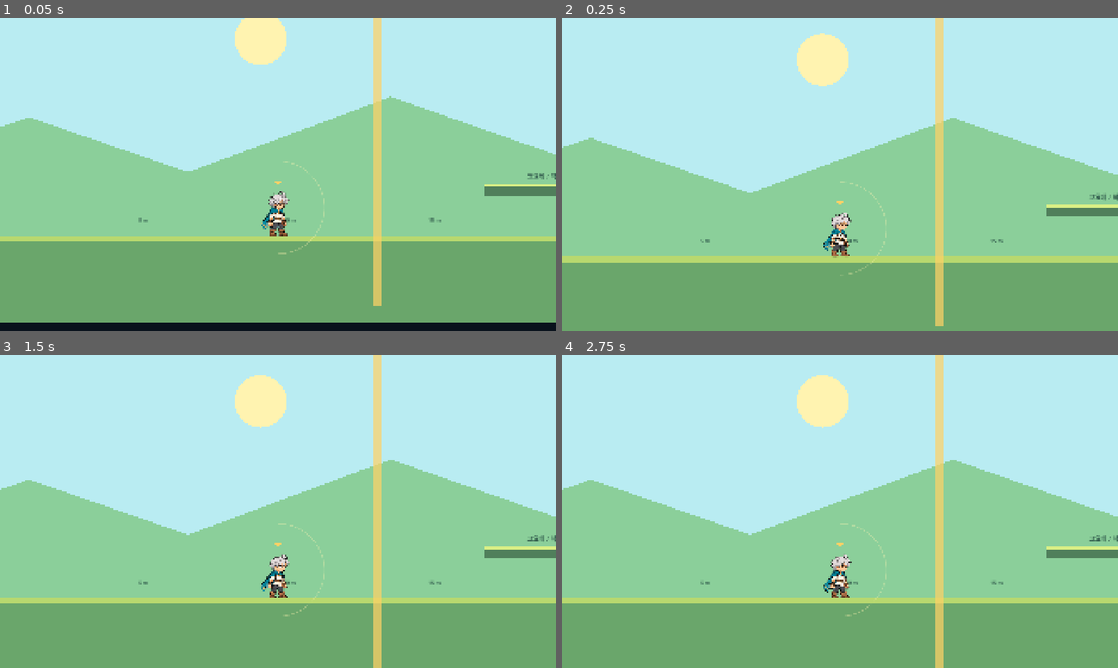
Above: before the commit, frames 1-4 (two rows, left to right).
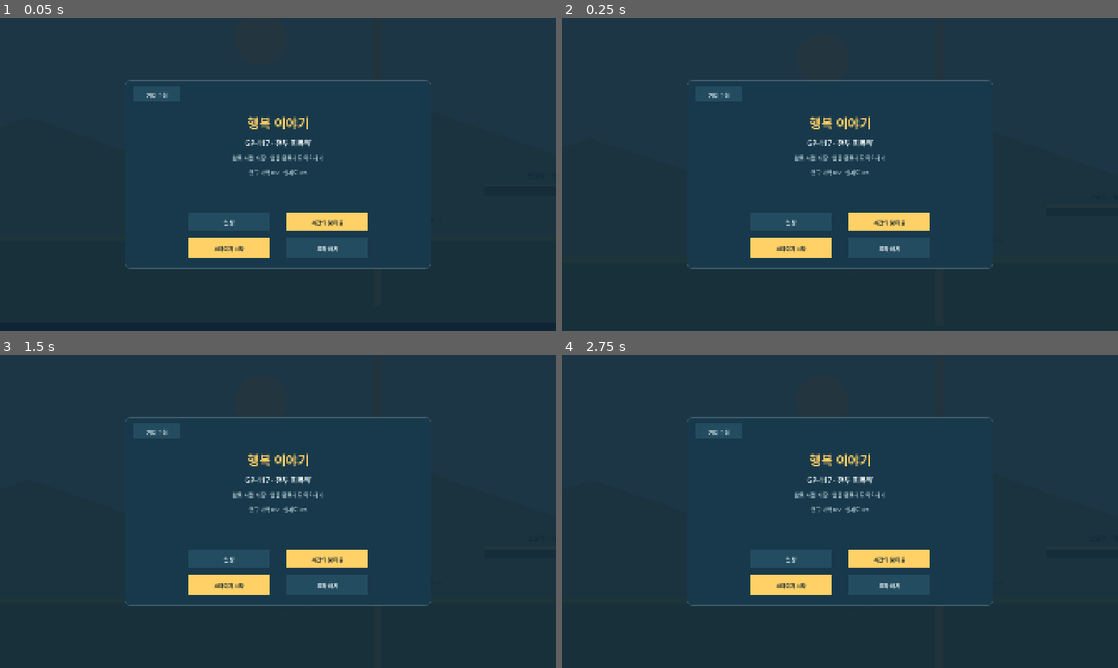
Above: after the commit, the same moments.

Repository: powerfulHimchan/happiness
Game: Godot game, scene res://scenes/movement/ground_movement_sandbox.tscn
Same seed, same stepped clock (60 frames per second), same inputs: the game is played once before the commit and once after it.
Inputs (mouse positions are in pixels of both pictures, inside the frame that each line leads up to):
- Up to frame 1 (0.05 s): no input
- Up to frame 2 (0.25 s): no input
- Up to frame 3 (1.5 s): tap Enter at 0.5 s; move the mouse to (400, 495) at 0.52 s; click (400, 495) at 0.67 s; drag from (166, 527) to (478, 570) at 1.27 s
- Up to frame 4 (2.75 s): tap Space at 2 s; move the mouse to (895, 442) at 2.02 s; click (895, 442) at 2.17 s

The runs differ from the first frame. In frame 1, 97% of the frame differs, in the area x 0-100%, y 0-98%; in frame 2, 100%, in the area x 0-100%, y 0-100%; in frame 3, 100%; in frame 4, 100%.
Error before the commit: Parse Error: Unexpected identifier "Warning" in class body. (res://scripts/movement/ground_movement_controls.gd:1)

Commit message:
fix: restore mobile HUD input script

Diff:
--- a/game/scripts/movement/ground_movement_controls.gd
+++ b/game/scripts/movement/ground_movement_controls.gd
@@ -1,6 +1,3 @@
-Warning: truncated output (original token count: 43564)
-Total output lines: 3590
-
 extends Control
 
 ## GP-103 직업 필살기·성장 선택, 모바일 전투 HUD와 Android 검증 표시.
@@ -1804,7 +1801,348 @@
 		return
 	var hit_control := _layout_control_at(touch.position)
 	if hit_control != &"":
-		selected_layout_control = hit_contr…3564 tokens truncated…lor("69d06f") if health > max_health * 0.3 else Color("ef6f6c"),
+		selected_layout_control = hit_control
+		editor_drag_pointer_id = touch.index
+		_move_layout_control(hit_control, touch.position)
+
+
+func _handle_layout_test_touch(touch: InputEventScreenTouch) -> void:
+	if touch.pressed and layout_test_exit_rect.has_point(touch.position):
+		finish_layout_test()
+		return
+	if touch.pressed:
+		_handle_touch_pressed(touch.index, touch.position)
+	else:
+		_handle_touch_released(touch.index)
+
+
+func _handle_editor_drag(pointer_id: int, position: Vector2) -> void:
+	if pointer_id == editor_drag_pointer_id and selected_layout_control != &"":
+		_move_layout_control(selected_layout_control, position)
+
+
+func _move_layout_control(control_id: StringName, position: Vector2) -> void:
+	var safe := _safe_area_in_viewport()
+	var half_size := _control_touch_rect(control_id).size * 0.5
+	var clamped := Vector2(
+		clampf(position.x, safe.position.x + half_size.x, safe.end.x - half_size.x),
+		clampf(position.y, safe.position.y + half_size.y, safe.end.y - half_size.y)
+	)
+	control_centers[control_id] = Vector2(
+		(clamped.x - safe.position.x) / maxf(safe.size.x, 1.0),
+		(clamped.y - safe.position.y) / maxf(safe.size.y, 1.0)
+	)
+	_mark_layout_custom()
+	_refresh_layout()
+	_validate_control_layout()
+
+
+func release_all_inputs() -> void:
+	pointer_controls.clear()
+	pointer_positions.clear()
+	control_pointers.clear()
+	command_buffer.clear()
+	move_pointer_id = -1
+	move_vector = Vector2.ZERO
+	move_origin = move_zone.get_center()
+	move_vector_changed.emit(Vector2.ZERO)
+	jump_released.emit()
+	queue_redraw()
+
+
+func _handle_touch_pressed(pointer_id: int, position: Vector2) -> void:
+	pointer_positions[pointer_id] = position
+	if screen_mode == ScreenMode.COMBAT and _handle_header_action(position):
+		if screen_mode == ScreenMode.COMBAT:
+			pointer_controls[pointer_id] = &"header"
+		return
+
+	if move_zone.has_point(position) and move_pointer_id < 0:
+		move_pointer_id = pointer_id
+		move_origin = _clamp_move_origin(position)
+		move_vector = Vector2.ZERO
+		pointer_controls[pointer_id] = MOVE_CONTROL
+		control_pointers[MOVE_CONTROL] = pointer_id
+		_record_layout_test_input(MOVE_CONTROL)
+		_update_peak_controls()
+		move_vector_changed.emit(move_vector)
+		return
+
+	var action_id := _action_at(position)
+	if action_id != &"" and not control_pointers.has(action_id):
+		pointer_controls[pointer_id] = action_id
+		control_pointers[action_id] = pointer_id
+		_record_layout_test_input(action_id)
+		_submit_action(action_id, PlayerCommand.Phase.PRESSED, pointer_id)
+		_update_peak_controls()
+		return
+
+	pointer_controls[pointer_id] = &"unassigned"
+
+
+func _handle_touch_dragged(pointer_id: int, position: Vector2) -> void:
+	pointer_positions[pointer_id] = position
+	if pointer_id == move_pointer_id:
+		var displacement := position - move_origin
+		move_vector = displacement.limit_length(move_radius) / move_radius
+		move_vector_changed.emit(move_vector)
+
+
+func _handle_touch_released(pointer_id: int) -> void:
+	var control_id: StringName = pointer_controls.get(pointer_id, &"")
+	if control_id == MOVE_CONTROL:
+		move_pointer_id = -1
+		move_vector = Vector2.ZERO
+		control_pointers.erase(MOVE_CONTROL)
+		move_vector_changed.emit(Vector2.ZERO)
+	elif control_id in ACTION_ORDER:
+		if control_id == &"jump":
+			_submit_action(control_id, PlayerCommand.Phase.RELEASED, pointer_id)
+		control_pointers.erase(control_id)
+
+	pointer_controls.erase(pointer_id)
+	pointer_positions.erase(pointer_id)
+
+
+func _submit_action(action_id: StringName, phase: int, pointer_id: int) -> void:
+	command_buffer.submit(
+		int(ACTION_TYPES[action_id]),
+		phase,
+		pointer_id,
+		Time.get_ticks_msec()
+	)
+
+
+func _dispatch_action_command(command: PlayerCommand) -> void:
+	if screen_mode == ScreenMode.RUN_BUILD or run_build_resume_pending: return
+	match command.command_type:
+		PlayerCommand.Type.JUMP:
+			if command.phase == PlayerCommand.Phase.PRESSED:
+				jump_pressed.emit()
+			elif command.phase == PlayerCommand.Phase.RELEASED:
+				jump_released.emit()
+		PlayerCommand.Type.EVADE:
+			if command.phase == PlayerCommand.Phase.PRESSED:
+				evade_pressed.emit()
+		PlayerCommand.Type.SKILL_1:
+			if command.phase == PlayerCommand.Phase.PRESSED:
+				skill_1_pressed.emit()
+		PlayerCommand.Type.SKILL_2:
+			if command.phase == PlayerCommand.Phase.PRESSED:
+				skill_2_pressed.emit()
+		PlayerCommand.Type.ULTIMATE:
+			if command.phase == PlayerCommand.Phase.PRESSED:
+				ultimate_pressed.emit()
+		PlayerCommand.Type.WEAPON_SWAP:
+			if command.phase == PlayerCommand.Phase.PRESSED:
+				weapon_swap_pressed.emit()
+		PlayerCommand.Type.RECOVERY_POTION:
+			if command.phase == PlayerCommand.Phase.PRESSED and screen_mode == ScreenMode.COMBAT:
+				recovery_potion_pressed.emit()
+
+
+func _handle_header_action(position: Vector2) -> bool:
+	if combat_build_rect.has_point(position):
+		open_run_build()
+		return true
+	if combat_layout_rect.has_point(position):
+		open_layout_editor()
+		return true
+	if fps_60_rect.has_point(position):
+		Engine.max_fps = 60
+		_append_action_log("60 FPS로 변경")
+		return true
+	if fps_30_rect.has_point(position):
+		Engine.max_fps = 30
+		_append_action_log("30 FPS로 변경")
+		return true
+	if reset_rect.has_point(position):
+		reset_requested.emit()
+		action_log.clear()
+		_append_action_log("위치와 테스트 결과 초기화")
+		return true
+	return false
+
+
+func _action_at(position: Vector2) -> StringName:
+	for action_id in ACTION_ORDER:
+		var rect: Rect2 = action_rects[action_id]
+		if rect.has_point(position):
+			return action_id
+	return &""
+
+
+func _update_peak_controls() -> void:
+	peak_simultaneous_controls = maxi(peak_simultaneous_controls, control_pointers.size())
+	if screen_mode == ScreenMode.LAYOUT_TEST:
+		layout_test_peak_controls = maxi(layout_test_peak_controls, control_pointers.size())
+
+
+func _record_layout_test_input(control_id: StringName) -> void:
+	if screen_mode != ScreenMode.LAYOUT_TEST:
+		return
+	layout_test_input_counts[control_id] = int(layout_test_input_counts.get(control_id, 0)) + 1
+
+
+func _refresh_layout() -> void:
+	var safe := _safe_area_in_viewport()
+	var button_width := clampf(safe.size.x * 0.06, 72.0, 106.0)
+	var button_height := clampf(safe.size.y * 0.045, 34.0, 42.0)
+	var gap := 8.0
+	var right := safe.end.x - 18.0
+	var top := safe.position.y + 112.0
+	reset_rect = Rect2(right - button_width, top, button_width, button_height)
+	fps_30_rect = Rect2(reset_rect.position.x - gap - button_width, top, button_width, button_height)
+	fps_60_rect = Rect2(fps_30_rect.position.x - gap - button_width, top, button_width, button_height)
+	combat_layout_rect = Rect2(fps_60_rect.position.x - gap - button_width, top, button_width, button_height)
+
+	var move_scale := float(control_scales.get(MOVE_CONTROL, 1.0))
+	var move_size := Vector2(
+		clampf(safe.size.x * 0.30, 420.0, 570.0),
+		clampf(safe.size.y * 0.34, 260.0, 340.0)
+	) * move_scale
+	var move_center := safe.position + Vector2(control_centers.get(MOVE_CONTROL, DEFAULT_CONTROL_CENTERS[MOVE_CONTROL])) * safe.size
+	move_center = _clamp_control_center(move_center, move_size * 0.5, safe)
+	control_centers[MOVE_CONTROL] = (move_center - safe.position) / safe.size
+	move_zone = Rect2(move_center - move_size * 0.5, move_size)
+	move_radius = clampf(minf(move_zone.size.x, move_zone.size.y) * 0.31, 82.0, 110.0)
+	if move_pointer_id < 0:
+		move_origin = move_zone.get_center()
+
+	var radii := {
+		&"jump": 84.0,
+		&"evade": 72.0,
+		&"skill_1": 72.0,
+		&"skill_2": 72.0,
+		&"ultimate": 72.0,
+		&"weapon_swap": 64.0,
+		&"recovery_potion": 56.0,
+	}
+	action_rects.clear()
+	for action_id in ACTION_ORDER:
+		var normalized: Vector2 = control_centers.get(action_id, DEFAULT_CONTROL_CENTERS[action_id])
+		var center := safe.position + normalized * safe.size
+		var radius: float = float(radii[action_id]) * float(control_scales.get(action_id, 1.0))
+		center = _clamp_control_center(center, Vector2.ONE * radius, safe)
+		control_centers[action_id] = (center - safe.position) / safe.size
+		action_rects[action_id] = Rect2(center - Vector2.ONE * radius, Vector2.ONE * radius * 2.0)
+
+	hud_rect = Rect2(
+		safe.position + Vector2(10.0, 10.0),
+		Vector2(safe.size.x - 20.0, clampf(safe.size.y * 0.20, 132.0, 158.0))
+	)
+	combat_build_rect = _run_build_entry_rect(safe, Vector2(button_width * 2 + gap, button_height))
+	var panel_size := Vector2(
+		clampf(safe.size.x * 0.72, 760.0, 1060.0),
+		clampf(safe.size.y * 0.82, 580.0, 650.0)
+	)
+	panel_size.x = minf(panel_size.x, safe.size.x - 32.0)
+	panel_size.y = minf(panel_size.y, safe.size.y - 32.0)
+	result_panel_rect = Rect2(safe.get_center() - panel_size * 0.5, panel_size)
+	var result_button_size := Vector2(clampf(panel_size.x * 0.30, 190.0, 280.0), 62.0)
+	var result_gap := 24.0
+	var buttons_width := result_button_size.x * 2.0 + result_gap
+	var buttons_x := result_panel_rect.get_center().x - buttons_width * 0.5
+	var buttons_y := result_panel_rect.end.y - 86.0
+	result_retry_rect = Rect2(Vector2(buttons_x, buttons_y), result_button_size)
+	result_main_rect = Rect2(
+		Vector2(buttons_x + result_button_size.x + result_gap, buttons_y),
+		result_button_size
+	)
+	main_start_rect = Rect2(
+		Vector2(result_panel_rect.get_center().x - 310.0, result_panel_rect.end.y - 106.0),
+		Vector2(280.0, 68.0)
+	)
+	main_layout_rect = Rect2(
+		Vector2(result_panel_rect.get_center().x + 30.0, result_panel_rect.end.y - 106.0),
+		Vector2(280.0, 68.0)
+	)
+	main_feedback_rect = Rect2(
+		Vector2(result_panel_rect.get_center().x - 310.0, result_panel_rect.end.y - 190.0),
+		Vector2(280.0, 56.0)
+	)
+	main_village_rect = Rect2(Vector2(result_panel_rect.get_center().x + 30.0, result_panel_rect.end.y - 190.0), Vector2(280.0, 56.0))
+	main_continue_rect = Rect2(
+		Vector2(result_panel_rect.get_center().x - 140.0, result_panel_rect.end.y - 274.0),
+		Vector2(280.0, 56.0)
+	)
+	feedback_panel_rect = result_panel_rect
+	var feedback_row_x := feedback_panel_rect.position.x + 310.0
+	var feedback_row_width := feedback_panel_rect.size.x - 380.0
+	var feedback_button_width := 150.0
+	feedback_sound_down_rect = Rect2(
+		Vector2(feedback_row_x, feedback_panel_rect.position.y + 174.0),
+		Vector2(feedback_button_width, 54.0)
+	)
+	feedback_sound_up_rect = Rect2(
+		Vector2(feedback_sound_down_rect.end.x + 18.0, feedback_sound_down_rect.position.y),
+		Vector2(feedback_button_width, 54.0)
+	)
+	feedback_vibration_rect = Rect2(
+		Vector2(feedback_row_x, feedback_panel_rect.position.y + 254.0),
+		Vector2(feedback_row_width, 56.0)
+	)
+	feedback_shake_rect = Rect2(
+		Vector2(feedback_row_x, feedback_panel_rect.position.y + 334.0),
+		Vector2(feedback_row_width, 56.0)
+	)
+	feedback_records_clear_rect = Rect2(
+		Vector2(feedback_row_x, feedback_panel_rect.position.y + 400.0),
+		Vector2(feedback_row_width, 54.0)
+	)
+	feedback_back_rect = Rect2(
+		Vector2(feedback_panel_rect.get_center().x - 120.0, feedback_panel_rect.end.y - 82.0),
+		Vector2(240.0, 54.0)
+	)
+
+	editor_toolbar_rect = Rect2(
+		safe.position + Vector2(10.0, 10.0),
+		Vector2(safe.size.x - 20.0, clampf(safe.size.y * 0.24, 166.0, 190.0))
+	)
+	var tool_height := 50.0
+	var tool_y := editor_toolbar_rect.position.y + editor_toolbar_rect.size.y - tool_height - 14.0
+	var tool_gap := 10.0
+	var small_width := clampf(safe.size.x * 0.055, 68.0, 92.0)
+	var action_width := clampf(safe.size.x * 0.09, 118.0, 160.0)
+	var preset_width := clampf(safe.size.x * 0.085, 104.0, 148.0)
+	var preset_y := editor_toolbar_rect.position.y + 44.0
+	editor_preset_default_rect = Rect2(Vector2(editor_toolbar_rect.position.x + 20.0, preset_y), Vector2(preset_width, 44.0))
+	editor_preset_left_rect = Rect2(Vector2(editor_preset_default_rect.end.x + tool_gap, preset_y), Vector2(preset_width, 44.0))
+	editor_preset_custom_rect = Rect2(Vector2(editor_preset_left_rect.end.x + tool_gap, preset_y), Vector2(preset_width, 44.0))
+	editor_size_down_rect = Rect2(Vector2(editor_toolbar_rect.position.x + 20.0, tool_y), Vector2(small_width, tool_height))
+	editor_size_up_rect = Rect2(Vector2(editor_size_down_rect.end.x + tool_gap, tool_y), Vector2(small_width, tool_height))
+	editor_opacity_down_rect = Rect2(Vector2(editor_size_up_rect.end.x + 42.0, tool_y), Vector2(small_width, tool_height))
+	editor_opacity_up_rect = Rect2(Vector2(editor_opacity_down_rect.end.x + tool_gap, tool_y), Vector2(small_width, tool_height))
+	editor_apply_rect = Rect2(Vector2(editor_toolbar_rect.end.x - action_width - 20.0, tool_y), Vector2(action_width, tool_height))
+	editor_cancel_rect = Rect2(Vector2(editor_apply_rect.position.x - action_width - tool_gap, tool_y), Vector2(action_width, tool_height))
+	editor_reset_rect = Rect2(Vector2(editor_cancel_rect.position.x - action_width - tool_gap, tool_y), Vector2(action_width, tool_height))
+	editor_test_rect = Rect2(Vector2(editor_reset_rect.position.x - action_width - tool_gap, tool_y), Vector2(action_width, tool_height))
+	layout_test_exit_rect = Rect2(
+		Vector2(safe.end.x - action_width - 20.0, safe.position.y + 20.0),
+		Vector2(action_width, 54.0)
+	)
+
+
+func _draw_header() -> void:
+	draw_style_box(_panel_style(Color(PANEL_COLOR, 0.91)), hud_rect)
+	var section_index: int = int(movement_metrics.get("stage_section_index", 1))
+	var section_count: int = int(movement_metrics.get("stage_section_count", 5))
+	var section_name: String = String(movement_metrics.get("stage_section_name", "전진 1"))
+	var stage_elapsed: float = float(movement_metrics.get("stage_elapsed_s", 0.0))
+	var stage_target: float = float(movement_metrics.get("stage_target_s", 180.0))
+	var left_x := hud_rect.position.x + 20.0
+	var center_x := hud_rect.position.x + hud_rect.size.x * 0.34
+	var right_x := hud_rect.position.x + hud_rect.size.x * 0.62
+	var top_y := hud_rect.position.y + 28.0
+
+	var health: int = int(movement_metrics.get("health", 100))
+	var max_health: int = maxi(1, int(movement_metrics.get("max_health", 100)))
+	_draw_village_text("체력  %d / %d" % [health, max_health] + (" · 방벽 %d/%d" % [int(movement_metrics.get("barrier_health", 0)), int(movement_metrics.get("barrier_capacity", 20))] if bool(movement_metrics.get("barrier_unlocked", false)) else ""), Rect2(Vector2(left_x, top_y - 24), Vector2(hud_rect.size.x * 0.29, 30)), 23, TEXT_COLOR)
+	var health_bar := Rect2(Vector2(left_x, top_y + 14.0), Vector2(hud_rect.size.x * 0.27, 18.0))
+	draw_rect(health_bar, Color("0d202b"), true)
+	draw_rect(
+		Rect2(health_bar.position, Vector2(health_bar.size.x * clampf(float(health) / float(max_health), 0.0, 1.0), health_bar.size.y)),
+		Color("69d06f") if health > max_health * 0.3 else Color("ef6f6c"),
 		true
 	)
 	_draw_text("Lv.%d · 경험치 %d/%d" % [int(movement_metrics.get("growth_level", 1)), int(movement_metrics.get("growth_xp", 0)), int(movement_metrics.get("growth_next_xp", 20))], Vector2(left_x, top_y + 56.0), 17, ACTIVE_COLOR)
